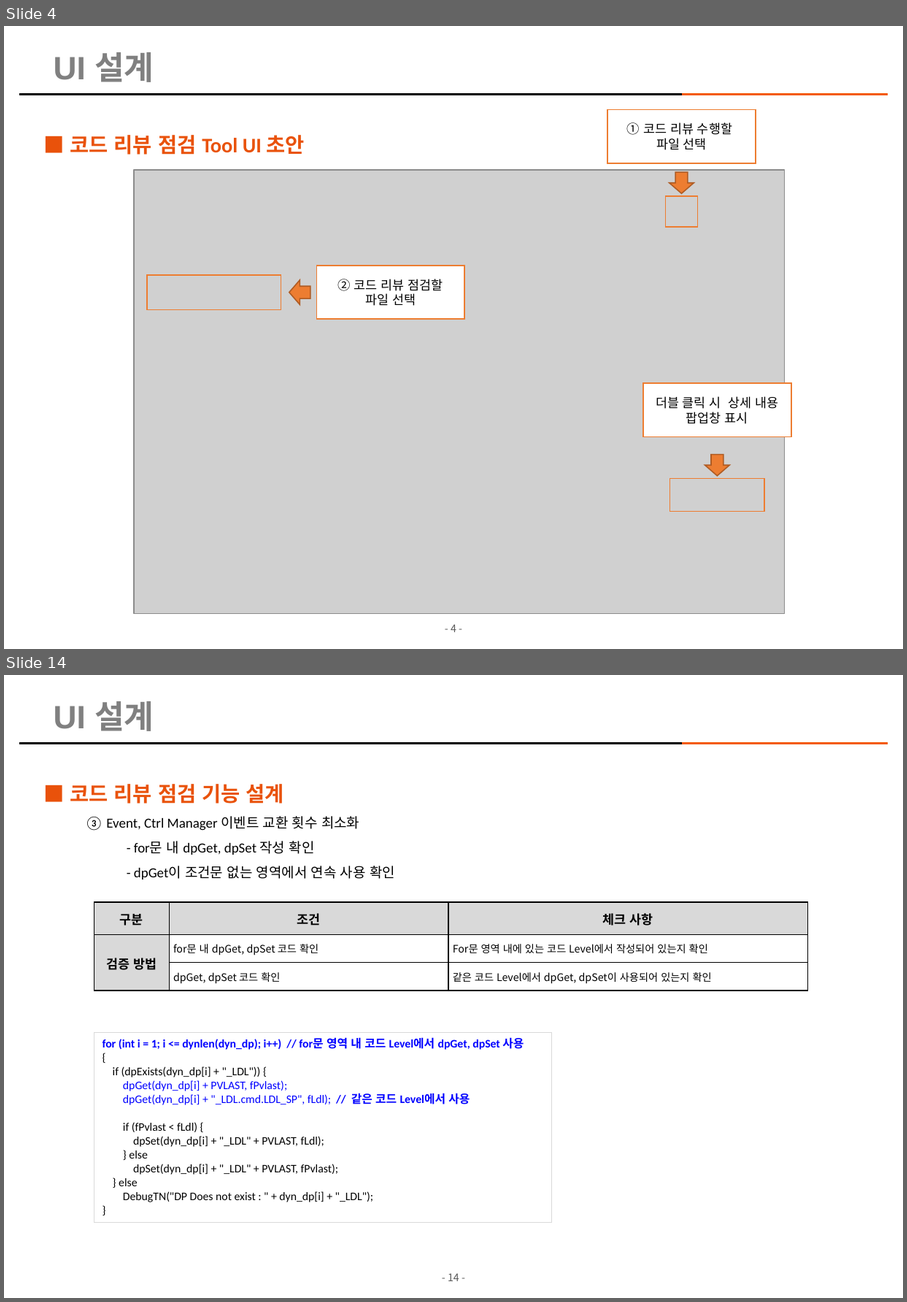
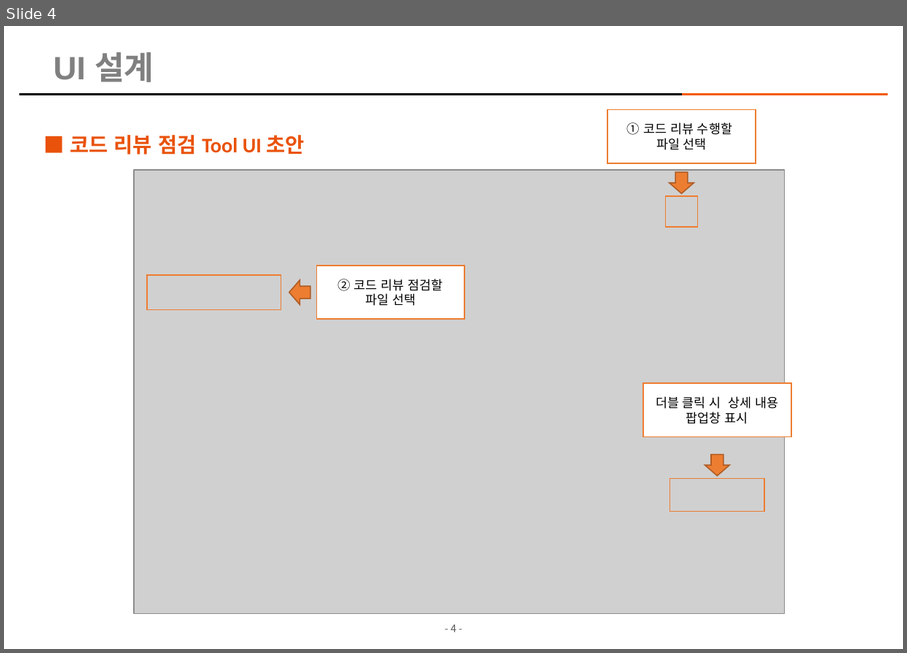
Before and after one commit to kimhopepa/PythonPjt, a slide deck: CodeReviewTool/doc/CodeReview_점검_Tool_개발계획서_rev06.pptx. Shown one above the other, each under a label of ours: slides 4 and 14 before the commit, slide 4 after it; the slides between them are not shown. The pictures are 907x1302 and 907x653 pixels, drawn with LibreOffice and Linux fonts; fonts in the diff are those of the drawing; grey boxes stand for pictures; background and template pictures are left out. Boxes give left, top, right and bottom in pixels: in the first picture for what was removed or moved away, otherwise in the second. Text is boxed around its words. In the diff, an @@ line names an element or a change of style, - is before the commit and + after.

```diff
--- a/CodeReviewTool/doc/CodeReview_점검_Tool_개발계획서_rev06.pptx
+++ b/CodeReviewTool/doc/CodeReview_점검_Tool_개발계획서_rev06.pptx
@@ slide 14 removed at box(4, 675, 903, 1298), background picture (left out); not listed: 3 template elements that a slide beside it also shows @@
@@ title removed at box(54, 701, 154, 731) @@
-UI 설계
@@ text removed at box(70, 784, 395, 879) @@
-■ 코드 리뷰 점검 기능 설계
-    ③ Event, Ctrl Manager 이벤트 교환 횟수 최소화
-      - for문 내 dpGet, dpSet 작성 확인
-      - dpGet이 조건문 없는 영역에서 연속 사용 확인
@@ table removed at box(95, 903, 809, 990), 3 rows, 3 columns @@
-구분 | 조건 | 체크 사항
-검증 방법 | for문 내 dpGet, dpSet 코드 확인 | For문 영역 내에 있는 코드 Level에서 작성되어 있는지 확인
- | dpGet, dpSet 코드 확인 | 같은 코드 Level에서 dpGet, dpSet이 사용되어 있는지 확인
@@ rectangle removed at box(94, 1032, 552, 1223) @@
-for (int i = 1; i <= dynlen(dyn_dp); i++) // for문 영역 내 코드 Level에서 dpGet, dpSet 사용
-{
-if (dpExists(dyn_dp[i] + "_LDL")) {
-dpGet(dyn_dp[i] + PVLAST, fPvlast);
-dpGet(dyn_dp[i] + "_LDL.cmd.LDL_SP", fLdl); // 같은 코드 Level에서 사용
-if (fPvlast < fLdl) {
-dpSet(dyn_dp[i] + "_LDL" + PVLAST, fLdl);
-} else
-dpSet(dyn_dp[i] + "_LDL" + PVLAST, fPvlast);
-} else
-DebugTN("DP Does not exist : " + dyn_dp[i] + "_LDL");
-}
```
Also in this commit, not shown: 6 slides changed, 5 slides added, 9 other slides removed, 7 other files.
